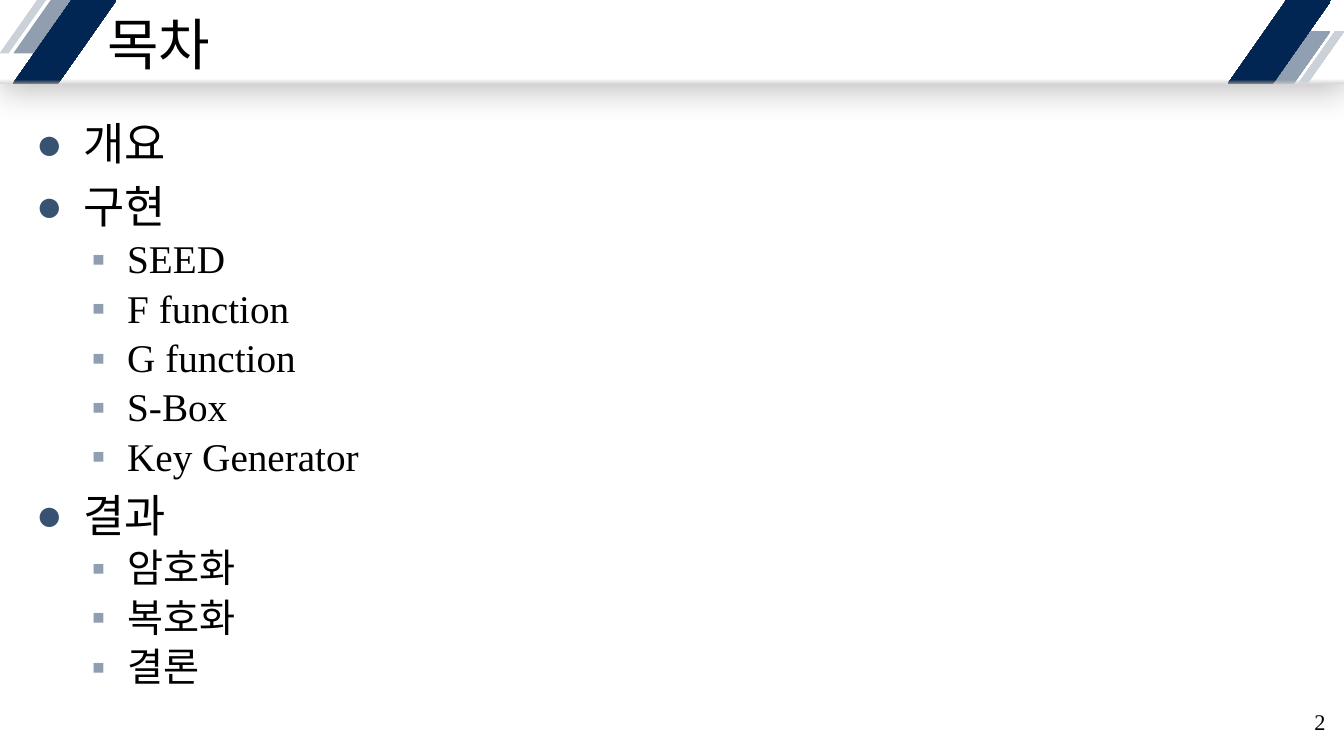
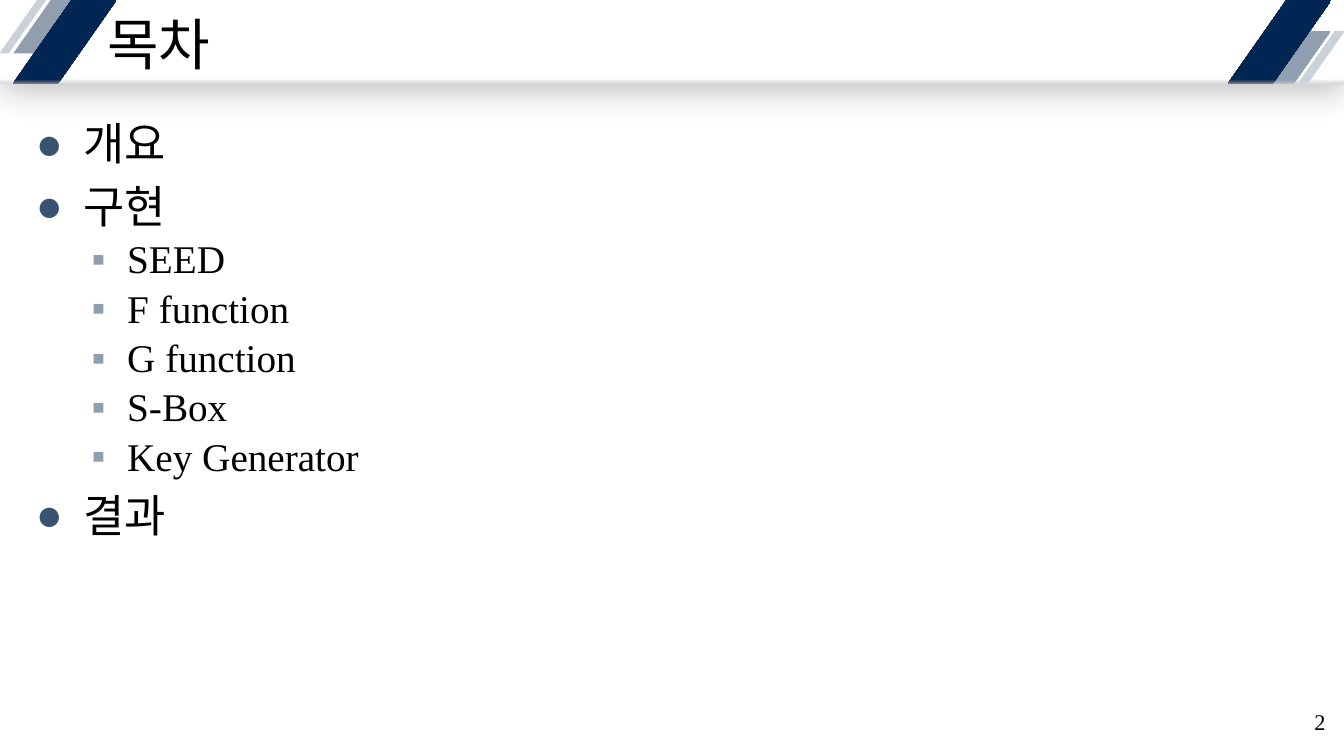
Before and after one commit to yuyu0830/FPGA_AES128, a slide deck: slide 2 of SEED/ref/SEED-128.pptx. Drawn at 1344x756 pixels with LibreOffice and Linux fonts; fonts in the diff are those of the drawing. Boxes give left, top, right and bottom in pixels: in the first picture for what was removed or moved away, otherwise in the second. Text is boxed around its words. In the diff, an @@ line names an element or a change of style, - is before the commit and + after.

```diff
--- a/SEED/ref/SEED-128.pptx
+++ b/SEED/ref/SEED-128.pptx
@@ text at (x1=127, y1=549, x2=235, y2=684): paragraphs removed @@
-  ▪ 암호화
-  ▪ 복호화
-  ▪ 결론
```
Also in this commit, not shown: 11 slides added, 15 other files.
